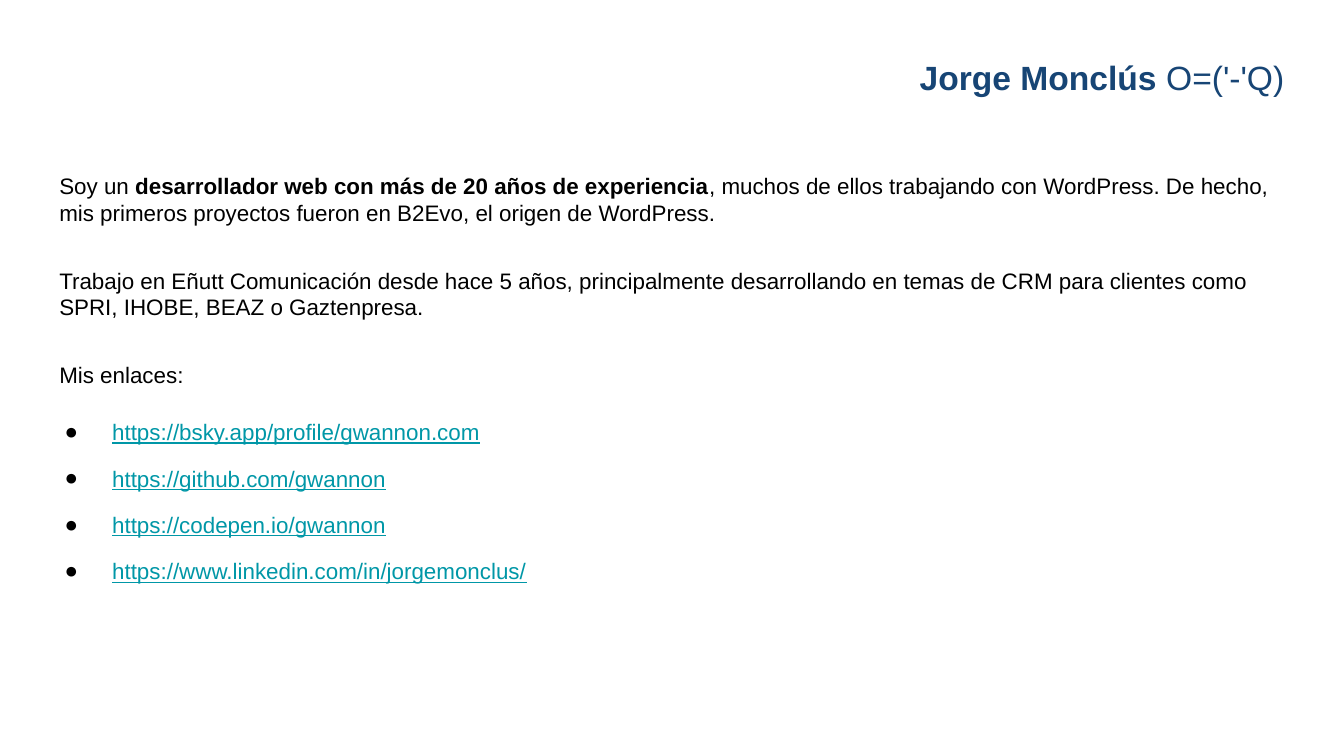
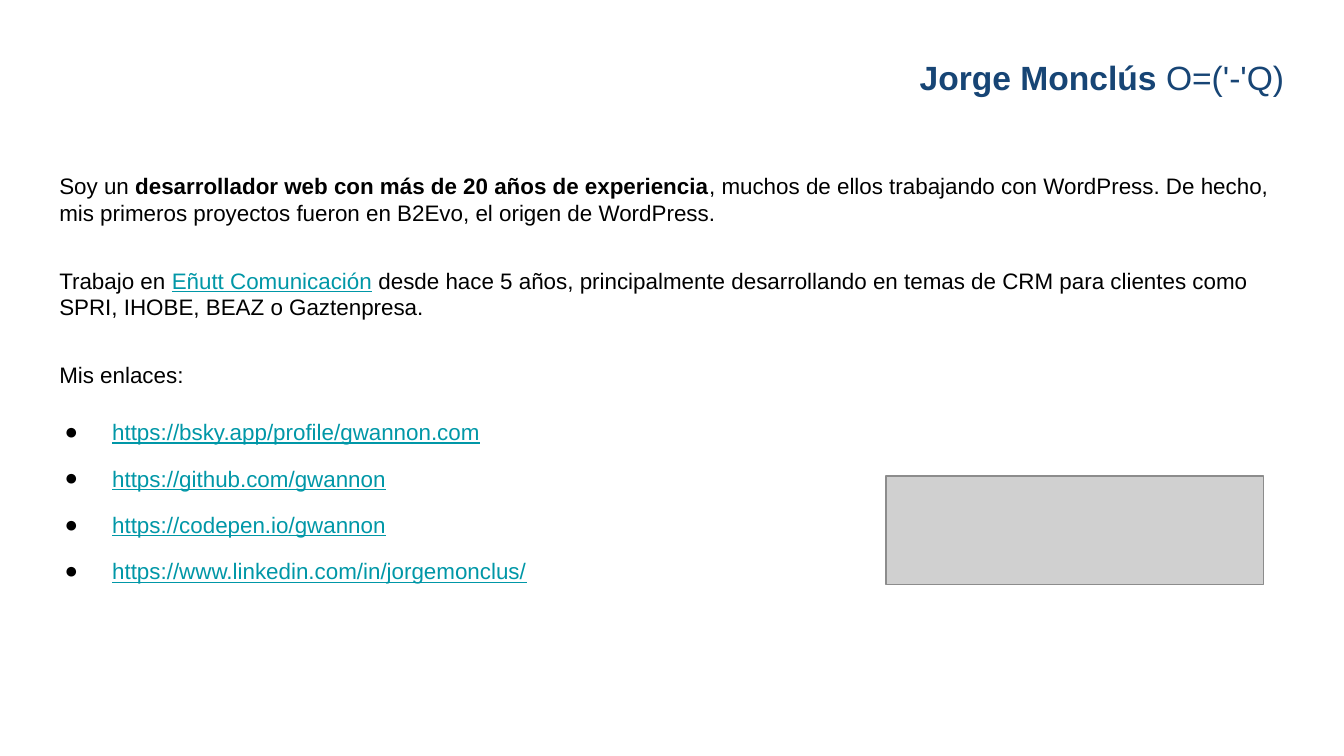
Before and after one commit to gwannon/WordCampBilbao2025, a slide deck: slide 19 of WCBIO25_Jorge-Monclus.pptx. Drawn at 1344x756 pixels with LibreOffice and Linux fonts; fonts in the diff are those of the drawing; grey boxes stand for pictures; background and template pictures are left out. Boxes give left, top, right and bottom in pixels: in the first picture for what was removed or moved away, otherwise in the second. Text is boxed around its words. In the diff, an @@ line names an element or a change of style, - is before the commit and + after.

```diff
--- a/WCBIO25_Jorge-Monclus.pptx
+++ b/WCBIO25_Jorge-Monclus.pptx
@@ text at bbox=[59, 272, 1247, 320]: text colour #000000 to #0097A7, underline on in "Eñutt Comunicación" @@
@@ picture added at bbox=[886, 476, 1263, 583] @@
```
Also in this commit, not shown: 1 other slide changed, 2 other files.
